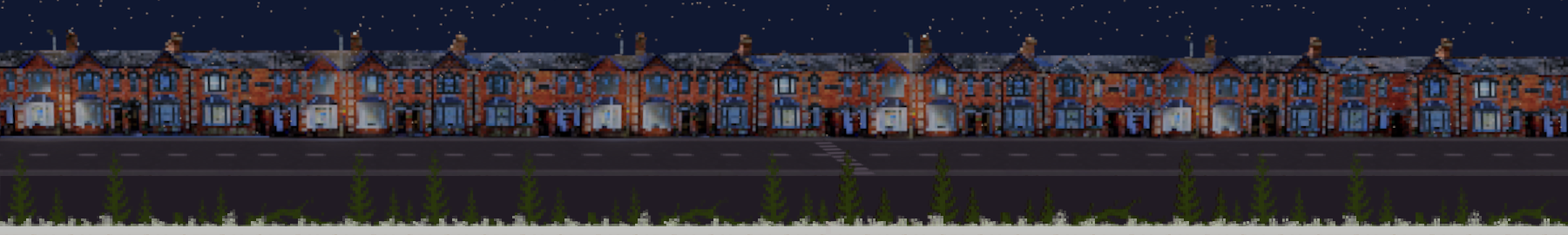
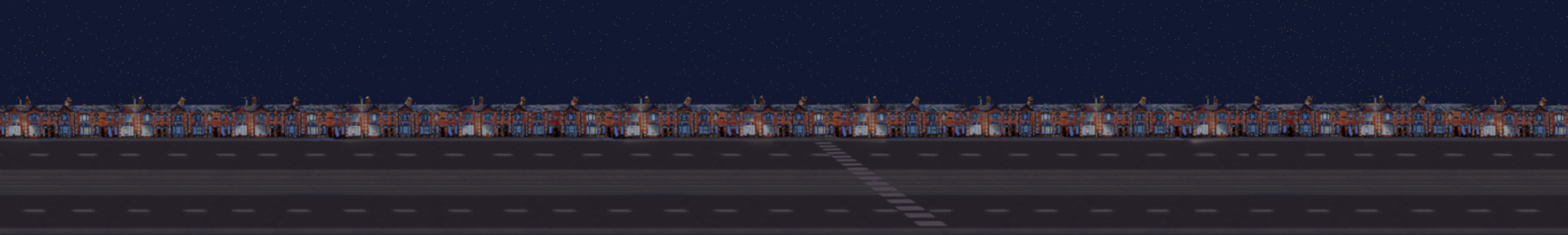
Layer changes from the first 1568×235 image to the second:
hid "lower_dirt", painted on it over [0, 149, 1568, 235]
hid "Graybackground" over [0, 175, 1568, 235]
painted on "road_bottom copy" over [546, 135, 1468, 169]
added layer "Just_houses_2 copy #2" above "Just_houses_2 copy #1" over [1471, 66, 1568, 141]
painted on "Just_houses_2 copy #1" over [0, 0, 1568, 172]
removed layer "just_houses_1" over [0, 6, 842, 235]
painted on "skybackgournsd" over [0, 0, 1568, 235]
